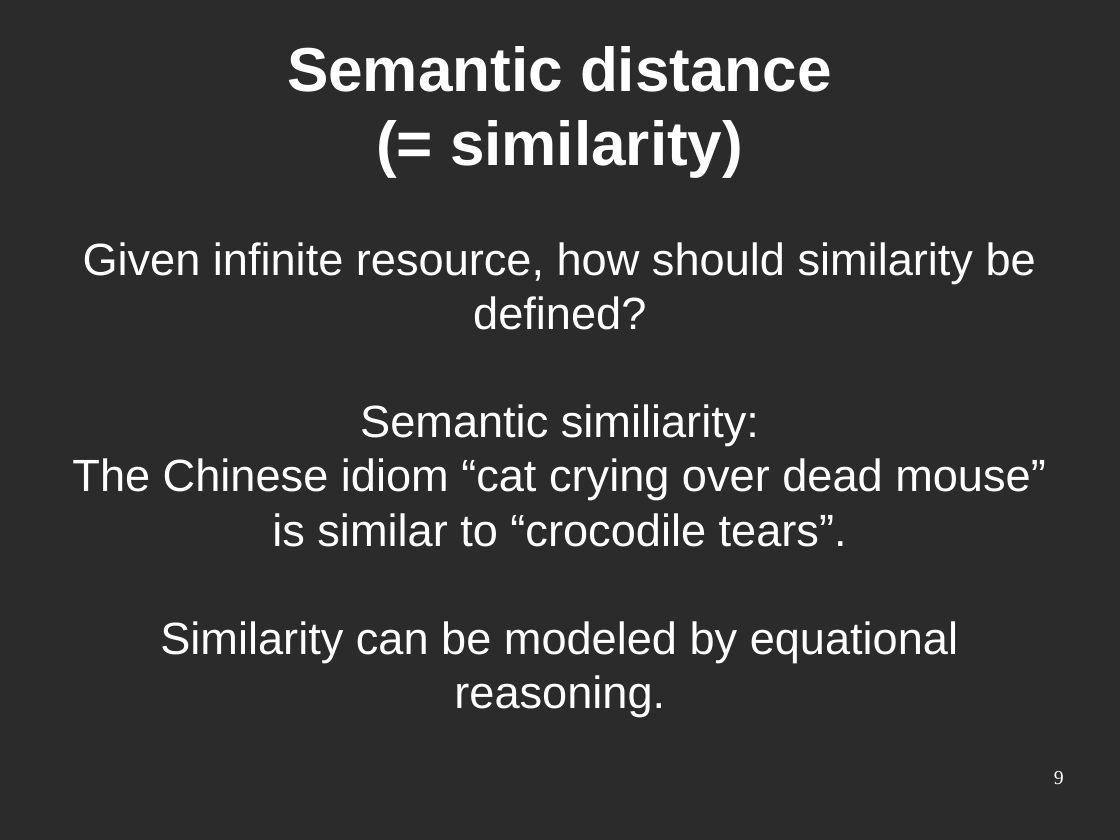
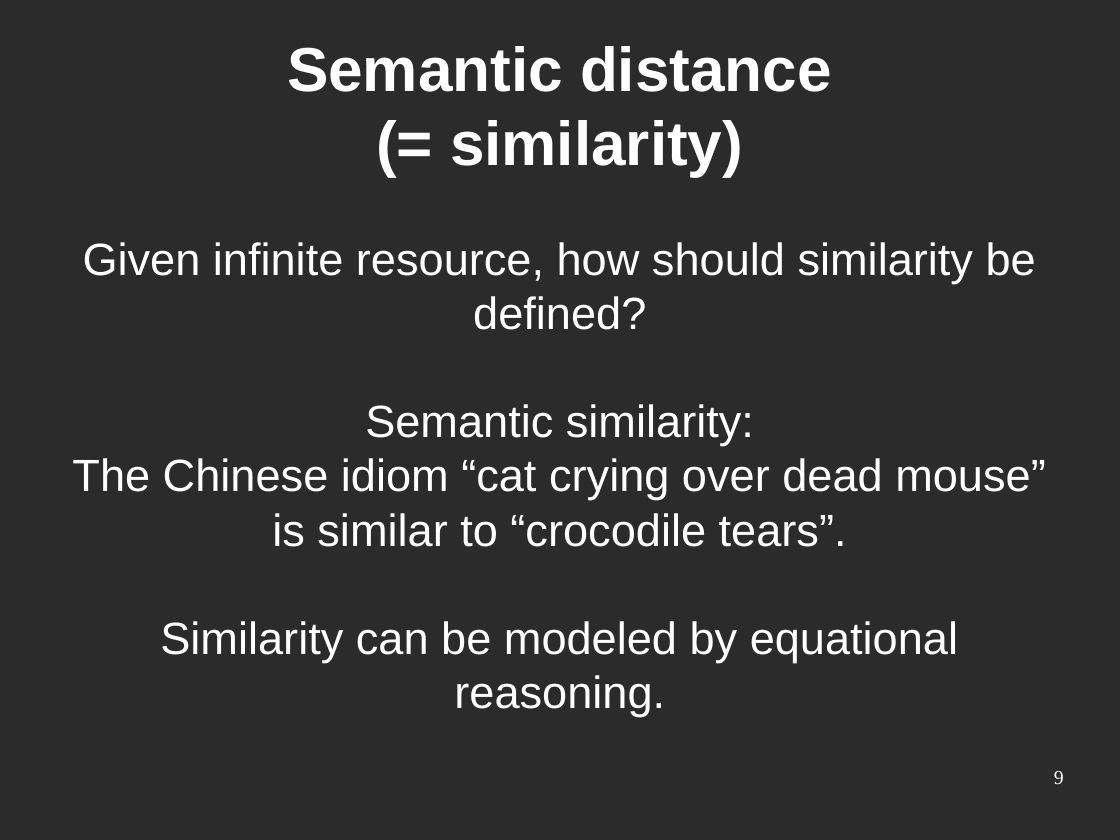
Before and after one commit to srvarey/genifer, a slide deck: slide 9 of slides/Genifer - associative memory.odp. Drawn at 1120x840 pixels with LibreOffice and Linux fonts; fonts in the diff are those of the drawing; background and template pictures are left out; a plain dark background stands for a picture behind light text. Boxes give left, top, right and bottom in pixels: in the first picture for what was removed or moved away, otherwise in the second. Text is boxed around its words. In the diff, an @@ line names an element or a change of style, - is before the commit and + after.

```diff
--- a/slides/Genifer - associative memory.odp
+++ b/slides/Genifer - associative memory.odp
@@ subtitle at box(365, 404, 754, 446): text changed @@
-Semantic similiarity:
+Semantic similarity:
```
Also in this commit, not shown: 1 other slide changed, 4 slides added, 3 other files.
